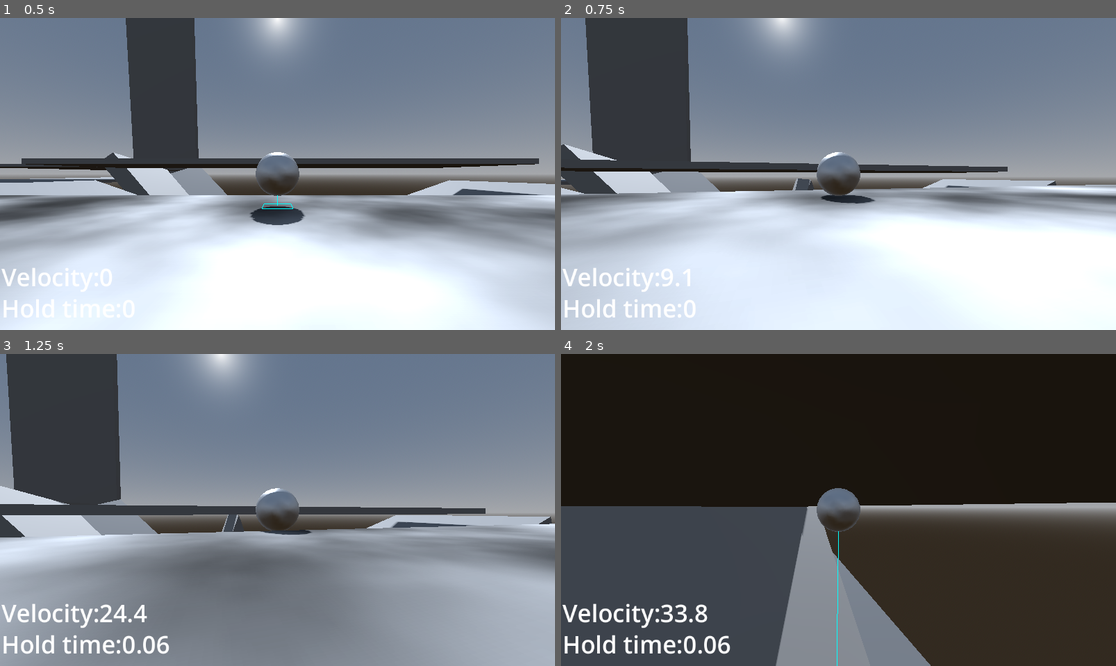
Above: before the commit, frames 1-4 (two rows, left to right).
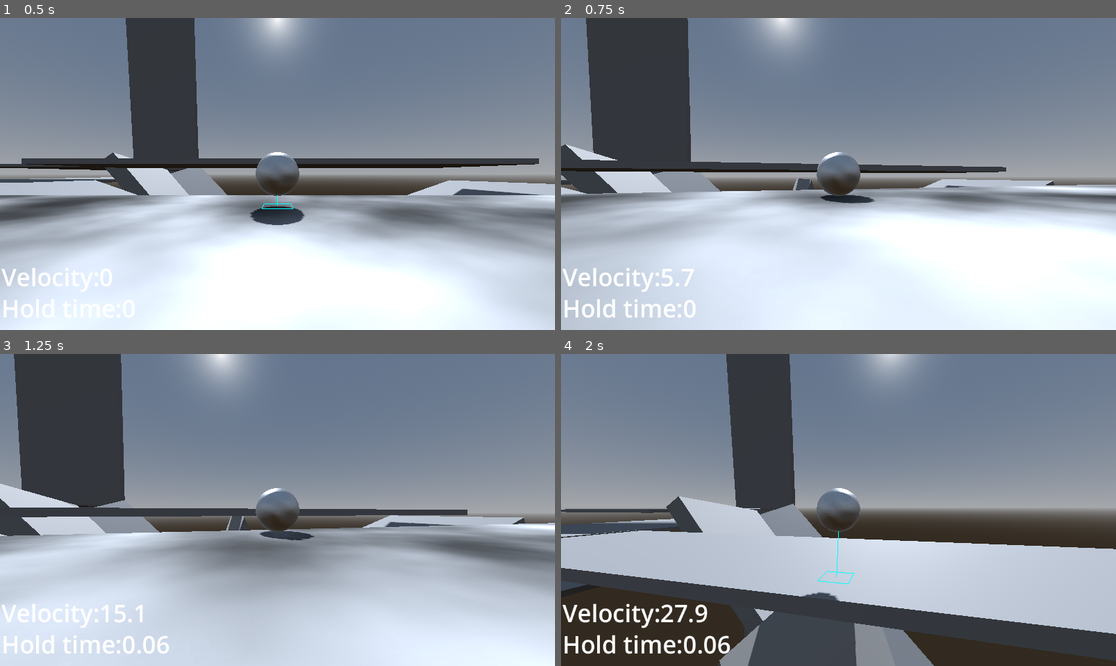
Above: after the commit, the same moments.

Repository: kylekrause3/godotballgame
Game: Godot game, scene res://scenes/Levels/Scene 1.tscn
The game is run twice, just before and just after one commit, with the same random seed, the same clock (stepped at 60 frames per second) and the same inputs.
Inputs (mouse positions are in pixels of both pictures, inside the frame that each line leads up to):
- Up to frame 1 (0.5 s): no input
- Up to frame 2 (0.75 s): tap Enter at 0.5 s; move the mouse to (866, 174) at 0.52 s; hold W (up) from 0.53 s (still down); hold Ctrl (slam) from 0.53 s (still down); click (866, 174) at 0.67 s
- Up to frame 3 (1.25 s): keep holding W (up); keep holding Ctrl (slam); tap Space (jump) at 0.77 s
- Up to frame 4 (2 s): keep holding W (up); move the mouse to (810, 510) at 1.27 s; release Ctrl (slam) at 1.28 s; tap Shift (sprint) at 1.35 s; click (810, 510) at 1.42 s; tap Space (jump) at 1.52 s

Frame 1 is identical in both runs. In frame 2, 0.4% of the frame differs, in the area x 0-95%, y 0-86%; in frame 3, 38%; in frame 4, 84%, in the area x 0-100%, y 0-100%.

Commit message:
add controller bindings, prototype level

Diff:
--- a/project.godot
+++ b/project.godot
@@ -25,41 +25,69 @@
 left={
 "deadzone": 0.5,
 "events": [Object(InputEventKey,"resource_local_to_scene":false,"resource_name":"","device":-1,"window_id":0,"alt_pressed":false,"shift_pressed":false,"ctrl_pressed":false,"meta_pressed":false,"pressed":false,"keycode":0,"physical_keycode":65,"key_label":0,"unicode":97,"echo":false,"script":null)
+, Object(InputEventJoypadMotion,"resource_local_to_scene":false,"resource_name":"","device":-1,"axis":0,"axis_value":-1.0,"script":null)
 ]
 }
 right={
 "deadzone": 0.5,
 "events": [Object(InputEventKey,"resource_local_to_scene":false,"resource_name":"","device":-1,"window_id":0,"alt_pressed":false,"shift_pressed":false,"ctrl_pressed":false,"meta_pressed":false,"pressed":false,"keycode":0,"physical_keycode":68,"key_label":0,"unicode":100,"echo":false,"script":null)
+, Object(InputEventJoypadMotion,"resource_local_to_scene":false,"resource_name":"","device":-1,"axis":0,"axis_value":1.0,"script":null)
 ]
 }
 down={
 "deadzone": 0.5,
 "events": [Object(InputEventKey,"resource_local_to_scene":false,"resource_name":"","device":-1,"window_id":0,"alt_pressed":false,"shift_pressed":false,"ctrl_pressed":false,"meta_pressed":false,"pressed":false,"keycode":0,"physical_keycode":83,"key_label":0,"unicode":115,"echo":false,"script":null)
+, Object(InputEventJoypadMotion,"resource_local_to_scene":false,"resource_name":"","device":-1,"axis":1,"axis_value":1.0,"script":null)
 ]
 }
 up={
 "deadzone": 0.5,
 "events": [Object(InputEventKey,"resource_local_to_scene":false,"resource_name":"","device":-1,"window_id":0,"alt_pressed":false,"shift_pressed":false,"ctrl_pressed":false,"meta_pressed":false,"pressed":false,"keycode":0,"physical_keycode":87,"key_label":0,"unicode":119,"echo":false,"script":null)
+, Object(InputEventJoypadMotion,"resource_local_to_scene":false,"resource_name":"","device":-1,"axis":1,"axis_value":-1.0,"script":null)
 ]
 }
 reset={
 "deadzone": 0.5,
 "events": [Object(InputEventKey,"resource_local_to_scene":false,"resource_name":"","device":-1,"window_id":0,"alt_pressed":false,"shift_pressed":false,"ctrl_pressed":false,"meta_pressed":false,"pressed":false,"keycode":0,"physical_keycode":82,"key_label":0,"unicode":114,"echo":false,"script":null)
+, Object(InputEventJoypadButton,"resource_local_to_scene":false,"resource_name":"","device":-1,"button_index":4,"pressure":0.0,"pressed":true,"script":null)
 ]
 }
 jump={
 "deadzone": 0.5,
 "events": [Object(InputEventKey,"resource_local_to_scene":false,"resource_name":"","device":-1,"window_id":0,"alt_pressed":false,"shift_pressed":false,"ctrl_pressed":false,"meta_pressed":false,"pressed":false,"keycode":0,"physical_keycode":32,"key_label":0,"unicode":32,"echo":false,"script":null)
+, Object(InputEventJoypadButton,"resource_local_to_scene":false,"resource_name":"","device":-1,"button_index":0,"pressure":0.0,"pressed":true,"script":null)
 ]
 }
 sprint={
 "deadzone": 0.5,
 "events": [Object(InputEventKey,"resource_local_to_scene":false,"resource_name":"","device":-1,"window_id":0,"alt_press …(182 unchanged characters)…
+, Object(InputEventJoypadMotion,"resource_local_to_scene":false,"resource_name":"","device":-1,"axis":5,"axis_value":1.0,"script":null)
 ]
 }
 slam={
 "deadzone": 0.5,
 "events": [Object(InputEventKey,"resource_local_to_scene":false,"resource_name":"","device":-1,"window_id":0,"alt_press …(182 unchanged characters)…
+, Object(InputEventJoypadMotion,"resource_local_to_scene":false,"resource_name":"","device":-1,"axis":4,"axis_value":1.0,"script":null)
+]
+}
+cam_up={
+"deadzone": 0.5,
+"events": [Object(InputEventJoypadMotion,"resource_local_to_scene":false,"resource_name":"","device":-1,"axis":3,"axis_value":-1.0,"script":null)
+]
+}
+cam_down={
+"deadzone": 0.5,
+"events": [Object(InputEventJoypadMotion,"resource_local_to_scene":false,"resource_name":"","device":-1,"axis":3,"axis_value":1.0,"script":null)
+]
+}
+cam_left={
+"deadzone": 0.5,
+"events": [Object(InputEventJoypadMotion,"resource_local_to_scene":false,"resource_name":"","device":-1,"axis":2,"axis_value":-1.0,"script":null)
+]
+}
+cam_right={
+"deadzone": 0.5,
+"events": [Object(InputEventJoypadMotion,"resource_local_to_scene":false,"resource_name":"","device":-1,"axis":2,"axis_value":1.0,"script":null)
 ]
 }
 
--- a/scenes/Levels/prototype1.tscn
+++ b/scenes/Levels/prototype1.tscn
@@ -1,7 +1,10 @@
-[gd_scene load_steps=6 format=3 uid="uid://cwnojf5gwbssm"]
+[gd_scene load_steps=9 format=3 uid="uid://cwnojf5gwbssm"]
 
 [ext_resource type="Material" uid="uid://dkuf50nqh212g" path="res://assets/prototype materials/dark.tres" id="1_jefw5"]
 [ext_resource type="PackedScene" uid="uid://qykwxlkhnxy0" path="res://scenes/player.tscn" id="2_23hh4"]
+[ext_resource type="Script" path="res://scripts/PlayerSpawn.gd" id="2_ol8hq"]
+[ext_resource type="Material" uid="uid://i2erveger8kt" path="res://assets/prototype materials/orange.tres" id="2_tai8i"]
+[ext_resource type="Material" uid="uid://d22cdhu05woe6" path="res://assets/prototype materials/purple.tres" id="4_8qaxf"]
 
 [sub_resource type="ProceduralSkyMaterial" id="ProceduralSkyMaterial_28cta"]
 
@@ -29,10 +32,113 @@
 [node name="Geometry" type="Node3D" parent="World"]
 
 [node name="Floor" type="CSGBox3D" parent="World/Geometry"]
-transform = Transform3D(1, 0, 0, 0, 1, 0, 0, 0, 1, -0.5, -0.382295, 0.5)
+transform = Transform3D(-4.37114e-08, 0, 1, 0, 1, 0, -1, 0, -4.37114e-08, 285, -0.382295, 222.5)
 material_override = ExtResource("1_jefw5")
 use_collision = true
-size = Vector3(140, 1, 20)
+size = Vector3(266, 1, 20)
+
+[node name="Floor2" type="CSGBox3D" parent="World/Geometry"]
+transform = Transform3D(-4.37114e-08, 0, 1, 0, 1, 0, -1, 0, -4.37114e-08, 285, -0.382295, -467.5)
+material_override = ExtResource("1_jefw5")
+use_collision = true
+size = Vector3(266, 1, 20)
+
+[node name="Ramp" type="CSGCombiner3D" parent="World/Geometry"]
+transform = Transform3D(-4.37114e-08, 0, 1, 0, 1, 0, -1, 0, -4.37114e-08, 284.5, -0.396858, 116)
+use_collision = true
+
+[node name="CSGBox3D" type="CSGBox3D" parent="World/Geometry/Ramp"]
+transform = Transform3D(1, 0, 0, 0, 1, 0, 0, 0, 1, 16, 2, 0.5)
+size = Vector3(7, 3, 20)
+material = ExtResource("1_jefw5")
+
+[node name="CSGCylinder3D" type="CSGCylinder3D" parent="World/Geometry/Ramp"]
+transform = Transform3D(1.4, 0, 0, 0, -4.37114e-08, -1, 0, 1, -4.37114e-08, 13, 5, 0)
+operation = 2
+radius = 5.0
+height = 22.0
+sides = 14
+material = ExtResource("2_tai8i")
+
+[node name="Stopper" type="CSGBox3D" parent="World/Geometry"]
+transform = Transform3D(1, 0, 0, 0, 1, 0, 0, 0, 1, 285, 4.5, -600)
+material_override = ExtResource("1_jefw5")
+use_collision = true
+size = Vector3(21, 10, 1)
+
+[node name="Parkour" type="CSGCombiner3D" parent="World/Geometry"]
+use_collision = true
+
+[node name="CSGBox3D2" type="CSGBox3D" parent="World/Geometry/Parkour"]
+transform = Transform3D(1, 0, 0, 0, -4.37114e-08, -1, 0, 1, -4.37114e-08, 303, 4.5, -587.5)
+material_override = ExtResource("1_jefw5")
+size = Vector3(3, 3, 1)
+material = ExtResource("4_8qaxf")
+
+[node name="CSGBox3D3" type="CSGBox3D" parent="World/Geometry/Parkour"]
+transform = Transform3D(1, 0, 0, 0, -4.37114e-08, -1, 0, 1, -4.37114e-08, 330, 23.5, -605.5)
+material_override = ExtResource("1_jefw5")
+size = Vector3(9, 9, 1)
+material = ExtResource("4_8qaxf")
+
+[node name="CSGBox3D4" type="CSGBox3D" parent="World/Geometry/Parkour"]
+transform = Transform3D(1, 0, 0, 0, -4.37114e-08, -1, 0, 1, -4.37114e-08, 277, 41.5, -605)
+material_override = ExtResource("1_jefw5")
+size = Vector3(55, 2, 1)
+material = ExtResource("4_8qaxf")
+
+[node name="CSGBox3D5" type="CSGBox3D" parent="World/Geometry/Parkour"]
+transform = Transform3D(1, 0, 0, 0, -4.37114e-08, -1, 0, 1, -4.37114e-08, 230.5, 41.5, -604.5)
+material_override = ExtResource("1_jefw5")
+size = Vector3(38, 1, 1)
+material = ExtResource("4_8qaxf")
+
+[node name="CSGBox3D6" type="CSGBox3D" parent="World/Geometry/Parkour"]
+transform = Transform3D(1, 0, 0, 0, -4.37114e-08, -1, 0, 1, -4.37114e-08, 191.5, 41.5, -604.26)
+material_override = ExtResource("1_jefw5")
+size = Vector3(40, 0.5, 1)
+material = ExtResource("4_8qaxf")
+
+[node name="CSGBox3D7" type="CSGBox3D" parent="World/Geometry/Parkour"]
+transform = Transform3D(1, 0, 0, 0, -4.37114e-08, -1, 0, 1, -4.37114e-08, 151.5, 41.5, -604.26)
+material_override = ExtResource("1_jefw5")
+size = Vector3(40, 0.25, 1)
+material = ExtResource("4_8qaxf")
+
+[node name="CSGBox3D8" type="CSGBox3D" parent="World/Geometry/Parkour"]
+transform = Transform3D(1, 0, 0, 0, -4.37114e-08, -1, 0, 1, -4.37114e-08, 112.5, 41.5, -604.26)
+material_override = ExtResource("1_jefw5")
+size = Vector3(40, 0.1, 1)
+material = ExtResource("4_8qaxf")
+
+[node name="Curvy Tightrope" type="CSGCombiner3D" parent="World/Geometry"]
+use_collision = true
+
+[node name="CSGCylinder3D" type="CSGCylinder3D" parent="World/Geometry/Curvy Tightrope"]
+transform = Transform3D(1, 0, 0, 0, 1, 0, 0, 0, 1, 303, 40, -652)
+radius = 32.0
+height = 0.5
+sides = 32
+material = ExtResource("1_jefw5")
+
+[node name="CSGCylinder3D2" type="CSGCylinder3D" parent="World/Geometry/Curvy Tightrope"]
+transform = Transform3D(1, 0, 0, 0, 1, 0, 0, 0, 1, 303, 40, -652.665)
+operation = 2
+radius = 31.0
+height = 6.0
+sides = 32
+material = ExtResource("4_8qaxf")
+
+[node name="SPAWN" type="Node3D" parent="World" node_paths=PackedStringArray("player")]
+transform = Transform3D(-4.37114e-08, 0, 1, 0, 1, 0, -1, 0, -4.37114e-08, 284.5, 4, 285)
+visible = false
+script = ExtResource("2_ol8hq")
+player = NodePath("../../Player")
+
+[node name="SPAWN_parkour" type="Node3D" parent="World" node_paths=PackedStringArray("player")]
+transform = Transform3D(-4.37114e-08, 0, 1, 0, 1, 0, -1, 0, -4.37114e-08, 287.5, 4, -590)
+script = ExtResource("2_ol8hq")
+player = NodePath("../../Player")
 
 [node name="Player" parent="." instance=ExtResource("2_23hh4")]
 transform = Transform3D(1, 0, 0, 0, 1, 0, 0, 0, 1, 0, 4, 0)
--- a/scenes/player.tscn
+++ b/scenes/player.tscn
@@ -45,7 +45,8 @@
 physics_material_override = SubResource("PhysicsMaterial_i5n7i")
 gravity_scale = 1.85
 continuous_cd = true
-script = ExtResource("3_nub3k")
+script = ExtResource("1_kgmpa")
+base_speed = 35.0
 velocity_label = NodePath("../Velocity")
 jumptime_label = NodePath("../jumptime")
 ground_line = NodePath("../Ground RayCast")
@@ -66,7 +67,7 @@
 target = NodePath("../RBPlayer")
 
 [node name="Camera3D" type="Camera3D" parent="." node_paths=PackedStringArray("target", "raycast")]
-transform = Transform3D(0.71934, -0.220418, 0.658761, 0, 0.948324, 0.317305, -0.694658, -0.22825, 0.682167, 0, 3, 7)
+transform = Transform3D(1, 0, 0, 0, 1, 0, 0, 0, 1, 0, 3, 7)
 current = true
 script = ExtResource("2_awyvt")
 target = NodePath("../RBPlayer")
--- a/scripts/CameraFollow.gd
+++ b/scripts/CameraFollow.gd
@@ -1,8 +1,11 @@
+# todo: camera acceleration with controller
+
 extends Camera3D
 
 @export var target : Node
 @export var orbit_radius : float = 7.0
 @export var view_sensitivity : float = 1.0
+@export var controller_sensitivity : float = 50
 @export var orient_target : bool = true
 @export var raycast : RayCast3D
 @export var zoom_fov_instead_of_distance : bool = false
@@ -12,6 +15,7 @@
 
 var mouse_input : Vector2 = Vector2.ZERO
 var view_sensitivity_scalar : float = 0.25
+var controller_sensitivity_scalar : float = 3.5
 
 var do_mouse_movement : bool = true
 
@@ -21,6 +25,7 @@
 var addpos : Vector3 = Vector3.ZERO
 var last_addpos : Vector3 = Vector3.ZERO
 var lastpos : Vector3 = Vector3.ZERO
+var joystick : Vector2 = Vector2.ZERO
 
 var collision_mask = 0b00000000_00000000_00000000_00000001
 
@@ -34,10 +39,17 @@
 	Input.set_mouse_mode(Input.MOUSE_MODE_CAPTURED)
 
 	view_sensitivity *= view_sensitivity_scalar
+	controller_sensitivity *= controller_sensitivity_scalar
 
 
 
 func _process(delta):
+	joystick = Input.get_vector("cam_left","cam_right","cam_down","cam_up")
+	if joystick != Vector2.ZERO:
+		do_rotation(joystick.y * delta * controller_sensitivity, joystick.x * delta * controller_sensitivity)
+		if orient_target:
+			target.change_cam_orientation(-joystick.x * delta * controller_sensitivity)
+
 	#self.global_position = lastpos.lerp(target.global_position, camera_acceleration * delta)
 	self.global_position = target.global_position
 	lastpos = self.global_position
@@ -61,9 +73,7 @@
 
 func _input(event):
 	if event is InputEventMouseMotion and do_mouse_movement:
-		self.rotation_degrees.x -= event.relative.y * view_sensitivity
-		self.rotation_degrees.x = clamp(self.rotation_degrees.x, -89, 89)
-		self.rotation_degrees.y -= event.relative.x * view_sensitivity
+		do_rotation(-event.relative.y * view_sensitivity, event.relative.x * view_sensitivity)
 
 		if orient_target: # ensure that the player knows where the camera is facing so that input direction and result movement match
 			target.change_cam_orientation(-event.relative.x * view_sensitivity)
@@ -91,6 +101,12 @@
 				Input.set_mouse_mode(Input.MOUSE_MODE_VISIBLE)
 
 
+func do_rotation(xrot : float, yrot : float):
+	self.rotation_degrees.x += xrot
+	self.rotation_degrees.x = clamp(self.rotation_degrees.x, -89, 89)
+	self.rotation_degrees.y -= yrot
+
+
 func get_backward(rot : Vector3) -> Vector3:
 	var ret : Vector3 = Vector3(0, 0, 1);
 	ret = ret.rotated(Vector3(1, 0, 0), rot.x)
--- a/scripts/PlayerMovement.gd
+++ b/scripts/PlayerMovement.gd
@@ -55,8 +55,8 @@
 	move_input = Input.get_vector("left","right","down","up")
 	dir += move_input.x * Vector3.RIGHT
 	dir += move_input.y * Vector3.FORWARD
-	dir = dir.rotated(Vector3(0, 1, 0), deg_to_rad(camera_rotation)) # rotate wish dir by camera location
-	dir = dir.normalized()
+	dir = dir.rotated(Vector3.UP, deg_to_rad(camera_rotation)) # rotate wish dir by camera location
+	# dir = dir.normalized() # todo: this should be only on when wasd
 
 	var brake_help : float = 1.0
 	# dot product between normalized wish direction and velocity direction for braking
Not shown: 1 places in scenes/player.tscn that only renumber resources
Not shown, changed: todo.txt
